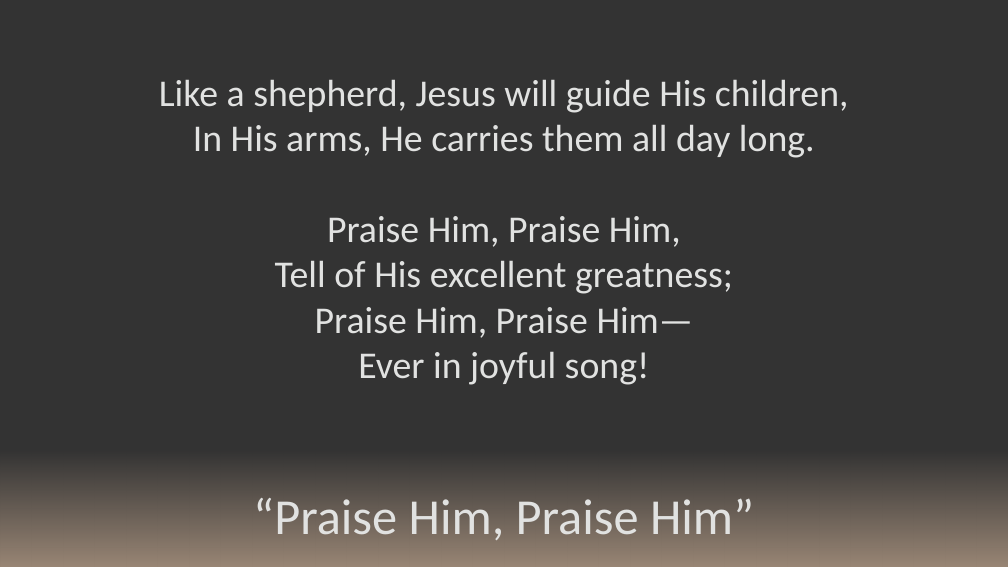
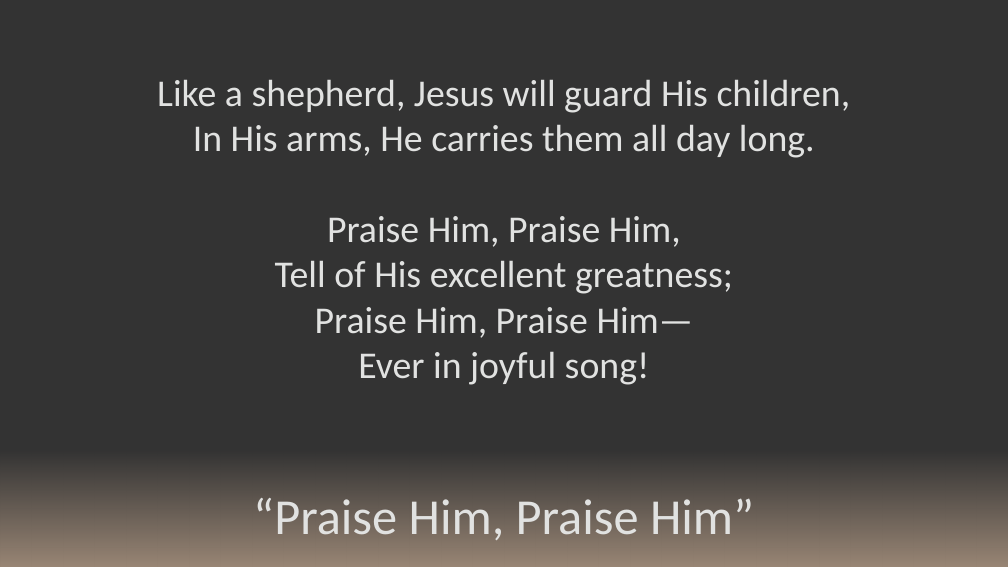
Before and after one commit to kevinmcmilian/ZarahemlaHymnPPTs, a slide deck: slide 2 of i10 - Praise Him, Praise Him.pptx. Drawn at 1008x567 pixels with LibreOffice and Linux fonts; fonts in the diff are those of the drawing. Boxes give left, top, right and bottom in pixels: in the first picture for what was removed or moved away, otherwise in the second. Text is boxed around its words. In the diff, an @@ line names an element or a change of style, - is before the commit and + after.

```diff
--- a/i10 - Praise Him, Praise Him.pptx
+++ b/i10 - Praise Him, Praise Him.pptx
@@ text at box(157, 79, 851, 113): text changed @@
-Like a shepherd, Jesus will guide His children,
+Like a shepherd, Jesus will guard His children,
```
Also in this commit, not shown: 46 other files.
